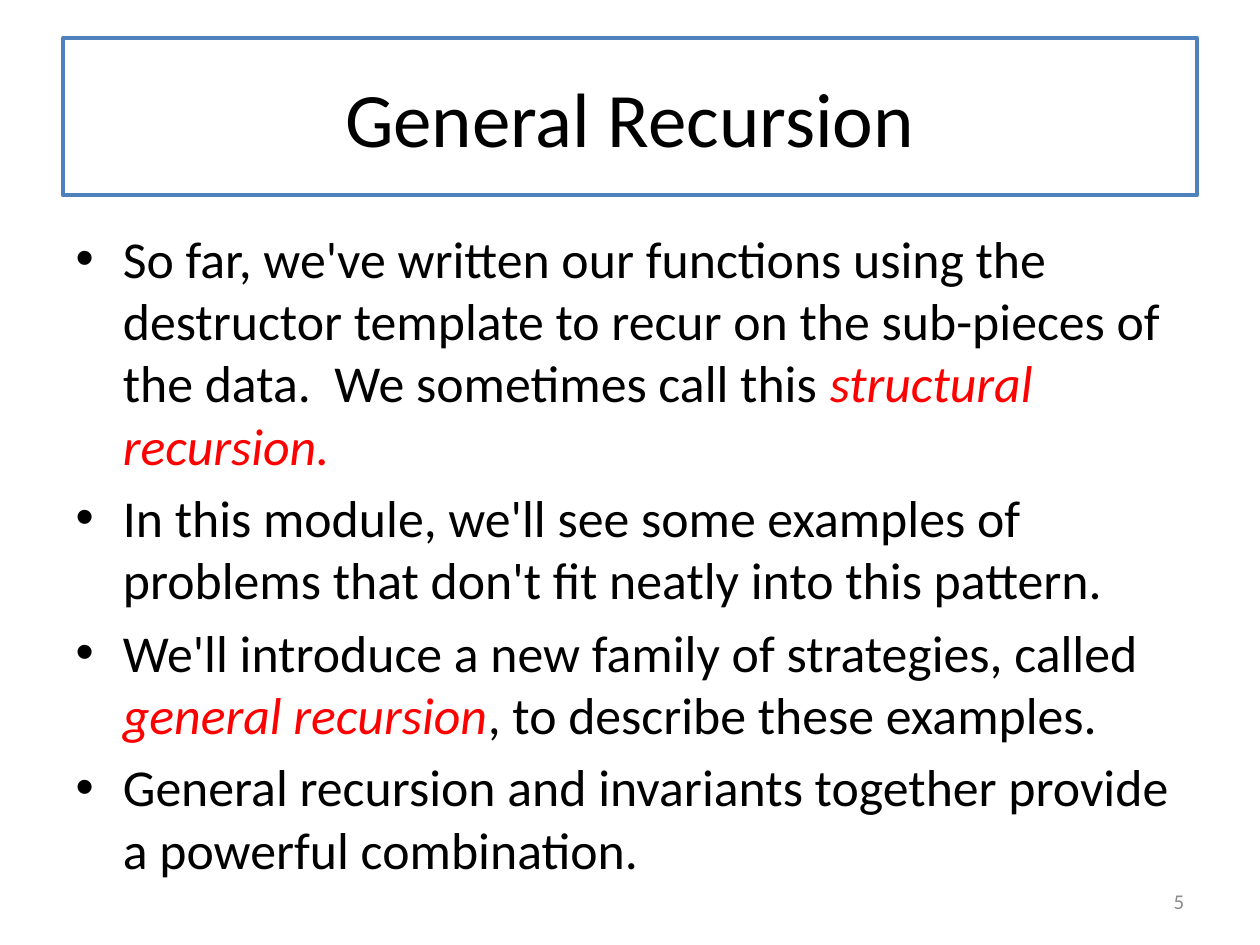
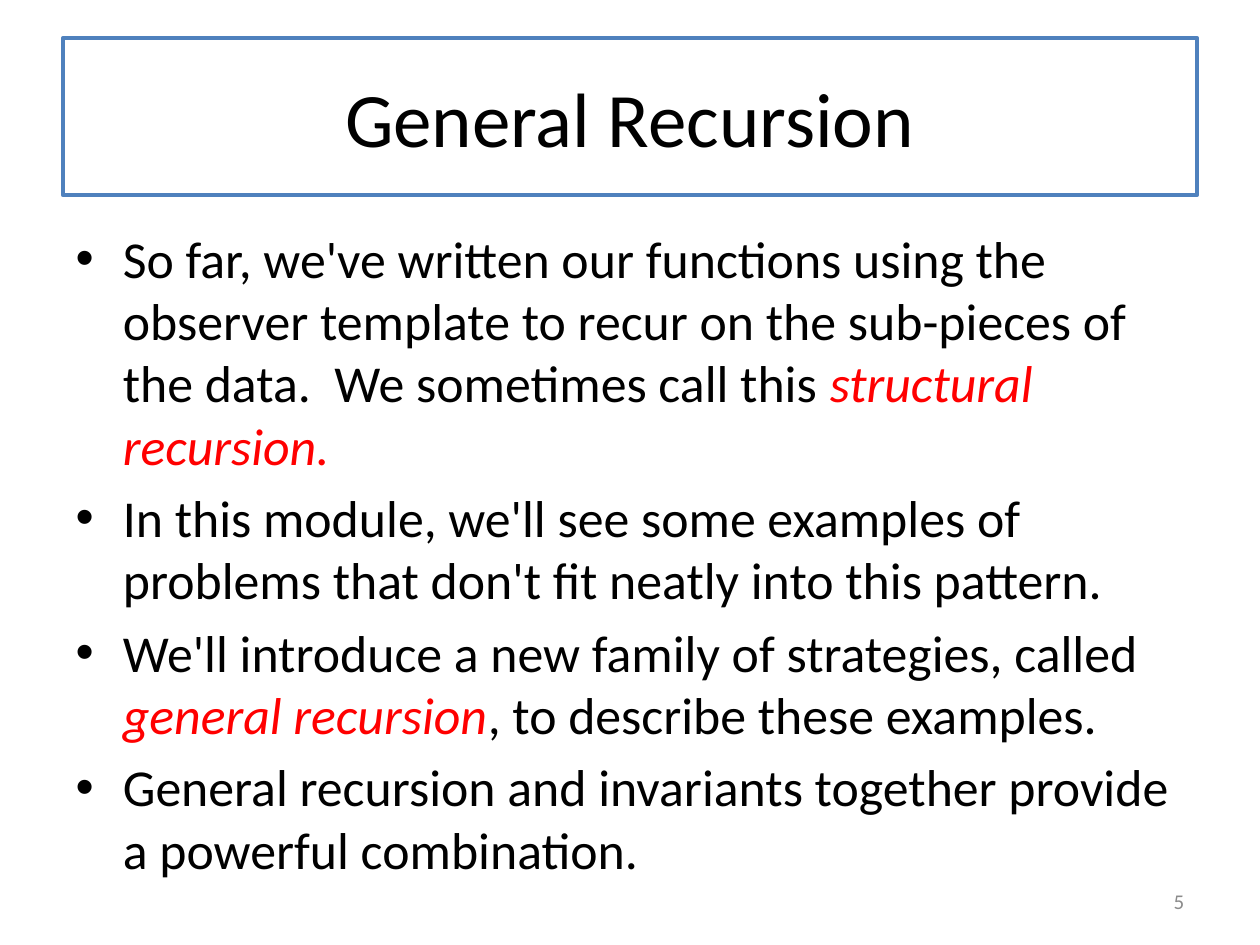
Before and after one commit to mwand/cs5010f17, a slide deck: slide 5 of Slides/Lesson 8.1 General Recursion.pptx. Drawn at 1260x945 pixels with LibreOffice and Linux fonts; fonts in the diff are those of the drawing. Boxes give left, top, right and bottom in pixels: in the first picture for what was removed or moved away, otherwise in the second. Text is boxed around its words. In the diff, an @@ line names an element or a change of style, - is before the commit and + after.

```diff
--- a/Slides/Lesson 8.1 General Recursion.pptx
+++ b/Slides/Lesson 8.1 General Recursion.pptx
@@ text at <box>123,242,1126,466</box>: text changed @@
-• So far, we've written our functions using the destructor template to recur on the sub-pieces of the data. We sometimes call this structural recursion.
+• So far, we've written our functions using the observer template to recur on the sub-pieces of the data. We sometimes call this structural recursion.
```
Also in this commit, not shown: 4 other files.
